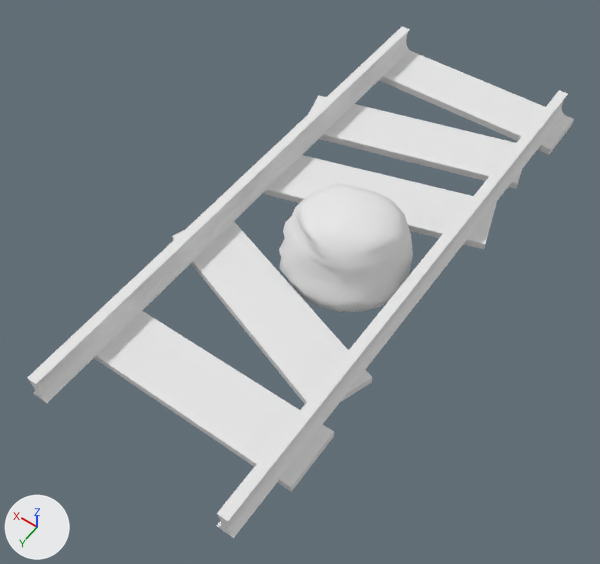
Renders of the OBJ model EndlessRunner/assets/Models/Data/BrokenRails.obj from each side of a commit.
The view is the same before and after, from a 50 mm camera at (-3.57, 5.34, 7.74) aimed at (-0.16, 0.56, 0.23). Lighting does not change. The marker at lower left points along +X, +Y and +Z. Where no turn or scale is listed for an object, it has been applied to the vertices.

Objects in the first picture: 'BrokenRails'.
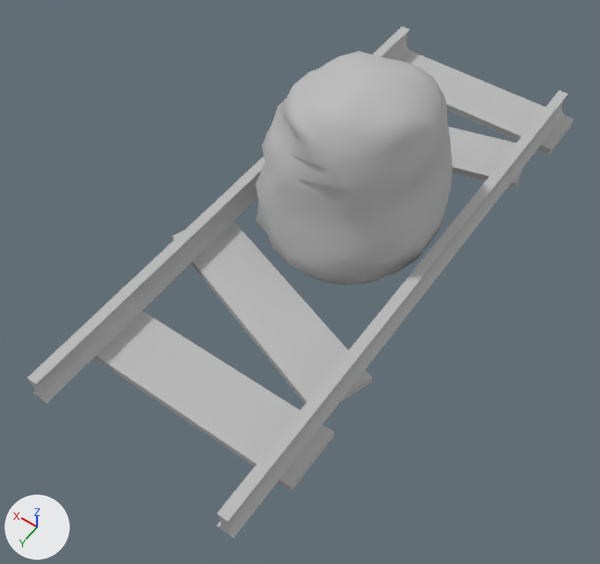
Changed parts and their boxes [x1, y1, x2, y2] in the pictures (600 x 564 px; the box of a moved part takes in the faces that stretch with it):
'BrokenRails', recoloured, reshaped (white to grey): [27, 27, 574, 538] in both
part 1 of me_brokenrails, moved or reshaped: before [279, 183, 413, 312]; after [256, 51, 452, 285]
part 2 of me_brokenrails, deleted: before [263, 155, 497, 250]

The change, as a list of edits to the scene's bpy script:
```text
Change mat_initialshadinggroup:
    mat_initialshadinggroup.base_color: (0.8, 0.8, 0.8) -> (0.5, 0.5, 0.5)  # white #e7e7e7 -> grey #bcbcbc
Change me_brokenrails:
    where me_brokenrails.from_pydata(...)  # 1202 vertices, 1206 faces; spans x -1.57..1.66, y -4.09..3.32, z -0.25..0.94
    used by ob_brokenrails; location = (0.0, 0.0, 0.0)
    me_brokenrails part 1: the loose piece of 382 vertices spanning x -1.12..0.5, y -0.97..0.58, z -0.25..0.94 is scaled about its middle by (1.41, 1.6, 2.16), then moved by (0.32, -0.65, 0.59)
    me_brokenrails part 2: the loose piece of 8 vertices spanning x -1.57..1.52, y -2.05..-0.48, z -0.05..0.05 is deleted
```
